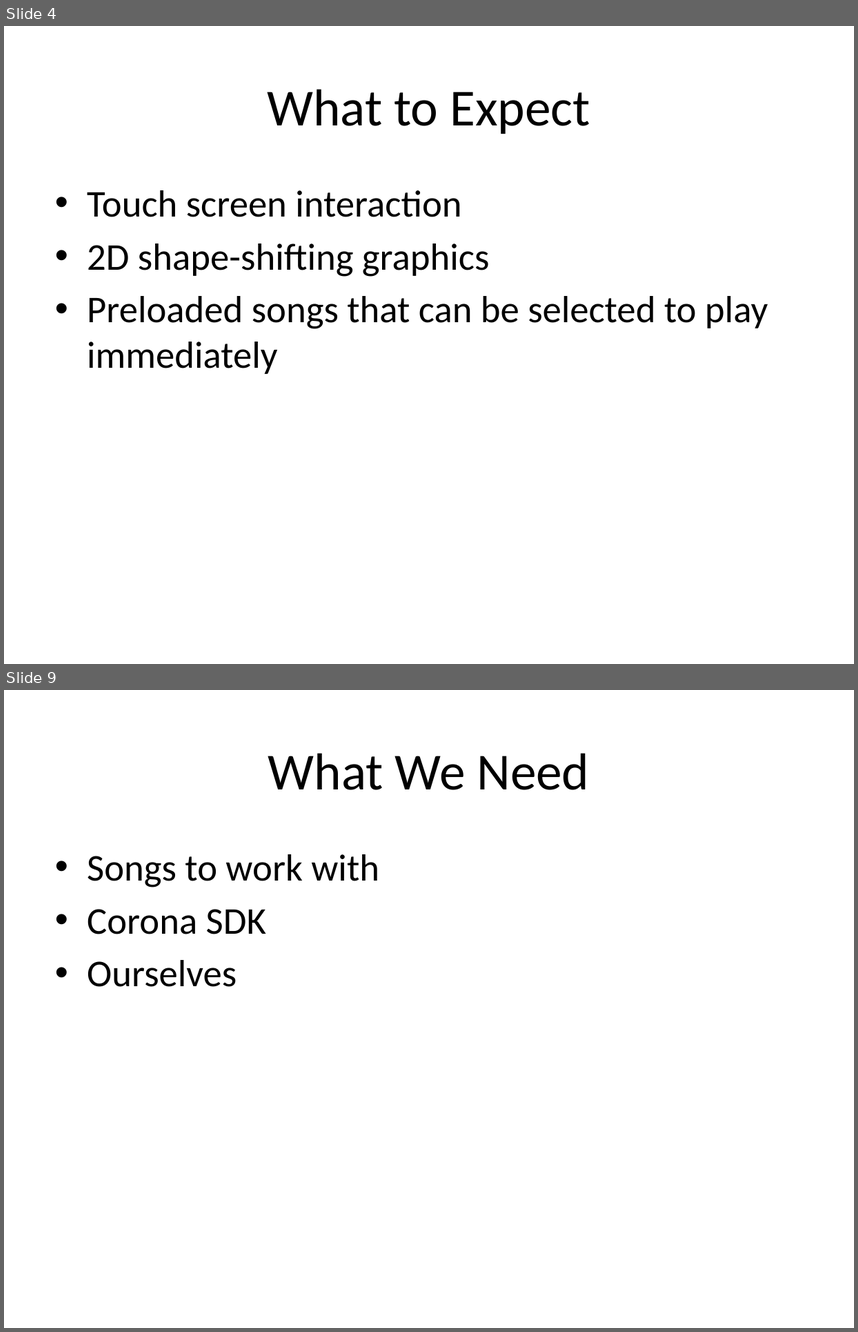
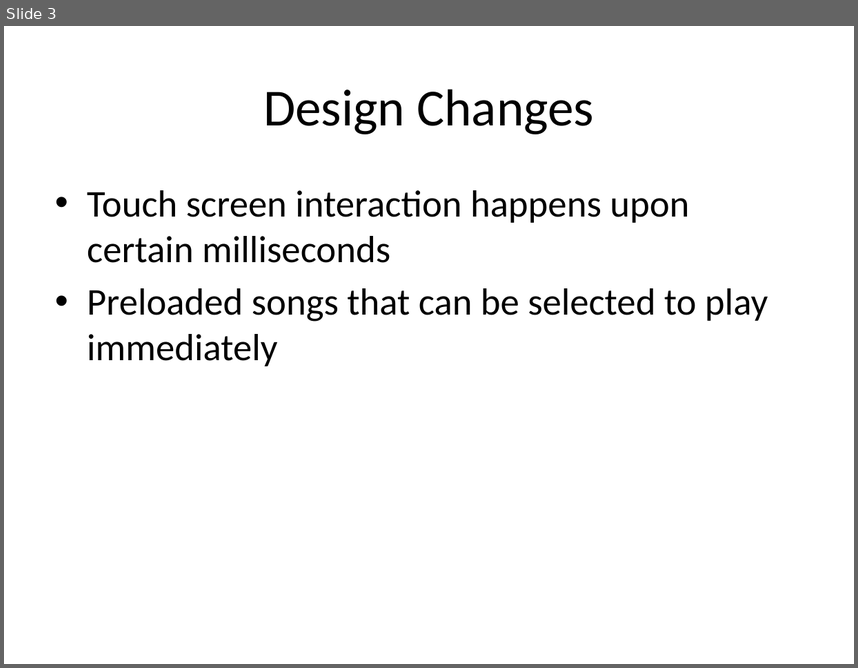
Before and after one commit to bredg95/LuaProjects, a slide deck: GuevEledProject/Brosu.pptx. Shown one above the other, each under a label of ours: slides 4 and 9 before the commit, slide 3 after it; the slides between them are not shown. The pictures are 858x1332 and 858x668 pixels, drawn with LibreOffice and Linux fonts; fonts in the diff are those of the drawing. Boxes give left, top, right and bottom in pixels: in the first picture for what was removed or moved away, otherwise in the second. Text is boxed around its words. In the diff, an @@ line names an element or a change of style, - is before the commit and + after.

```diff
--- a/GuevEledProject/Brosu.pptx
+++ b/GuevEledProject/Brosu.pptx
@@ slide 9 removed at (x1=4, y1=690, x2=854, y2=1328), background #FFFFFF @@
@@ title removed at (x1=268, y1=753, x2=589, y2=790) @@
-What We Need
@@ text removed at (x1=87, y1=854, x2=379, y2=987) @@
-• Songs to work with
-• Corona SDK
-• Ourselves
@@ what was slide 4 is now slide 3 @@
@@ slide 3 changed as well @@
@@ title at (x1=263, y1=89, x2=594, y2=134): text changed @@
-What to Expect
+Design Changes
@@ text at (x1=87, y1=190, x2=689, y2=263): text changed @@
-• Touch screen interaction
-• 2D shape-shifting graphics
+• Touch screen interaction happens upon certain milliseconds
```
Also in this commit, not shown: 2 other slides changed, 3 slides added, 6 other slides removed, 1 other file.
